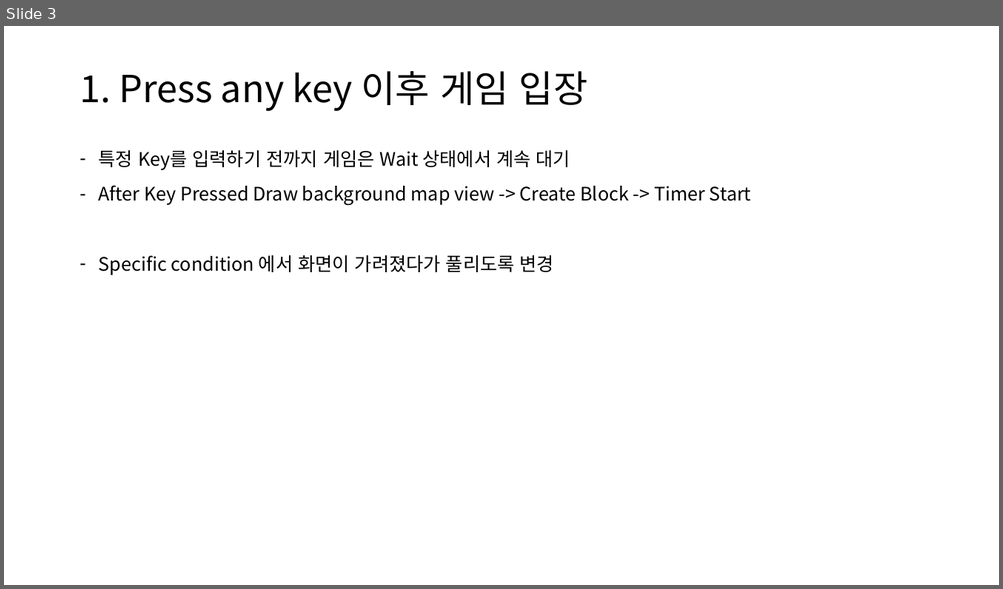
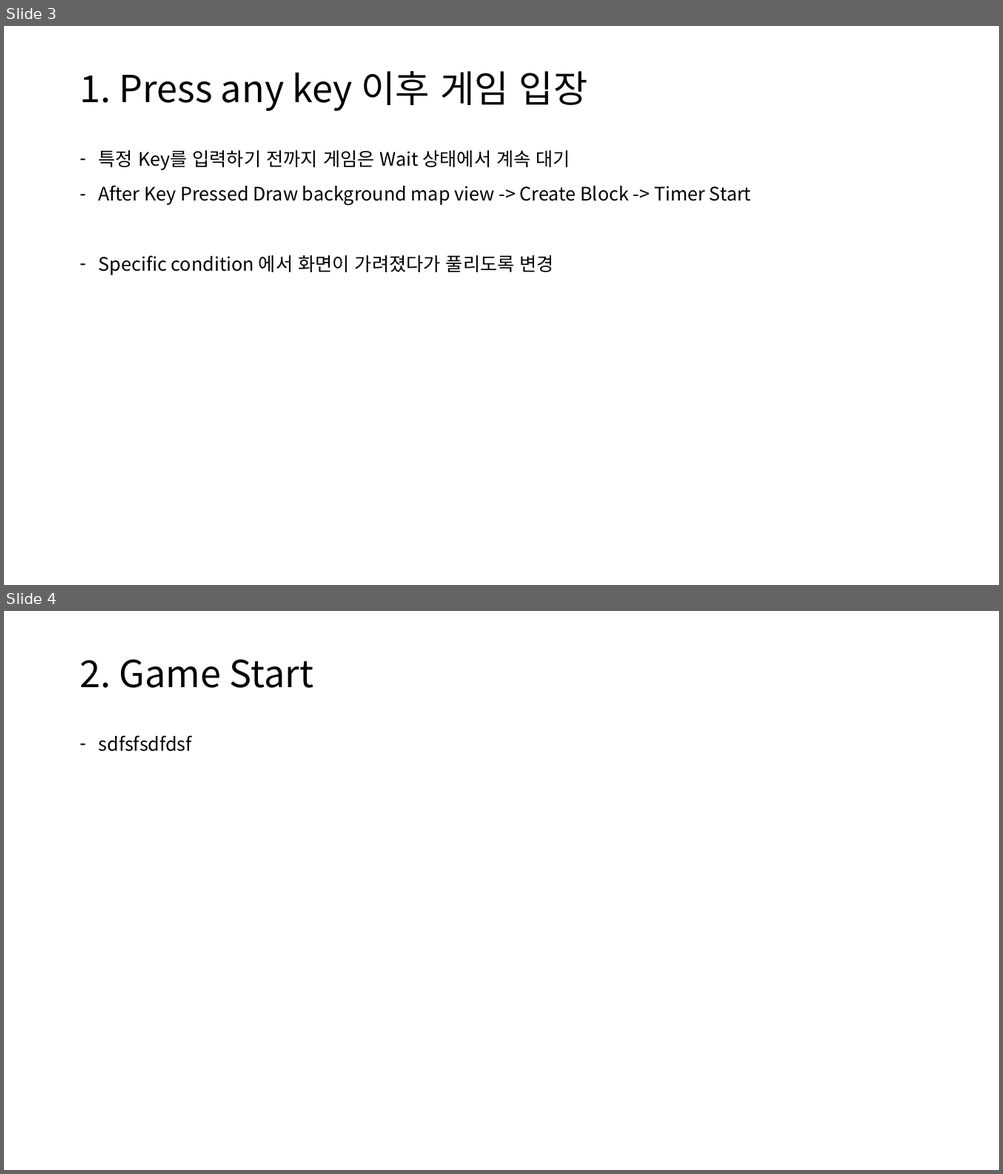
Before and after one commit to higun295/tetrisgame, a slide deck: Plan.pptx. Shown one above the other, each under a label of ours: slide 3 before the commit, slides 3 and 4 after it. The pictures are 1003x589 and 1003x1174 pixels, drawn with LibreOffice and Linux fonts; fonts in the diff are those of the drawing. Boxes give left, top, right and bottom in pixels: in the first picture for what was removed or moved away, otherwise in the second. Text is boxed around its words. In the diff, an @@ line names an element or a change of style, - is before the commit and + after.

```diff
--- a/Plan.pptx
+++ b/Plan.pptx
@@ slide 4 added at [4,611,999,1170], background #FFFFFF @@
@@ title added at [79,659,313,688], 36 pt, text #000000 @@
+2. Game Start
@@ text added at [99,735,192,752], 18 pt, text #000000 @@
+– sdfsfsdfdsf
```
Also in this commit, not shown: 32 other files.
